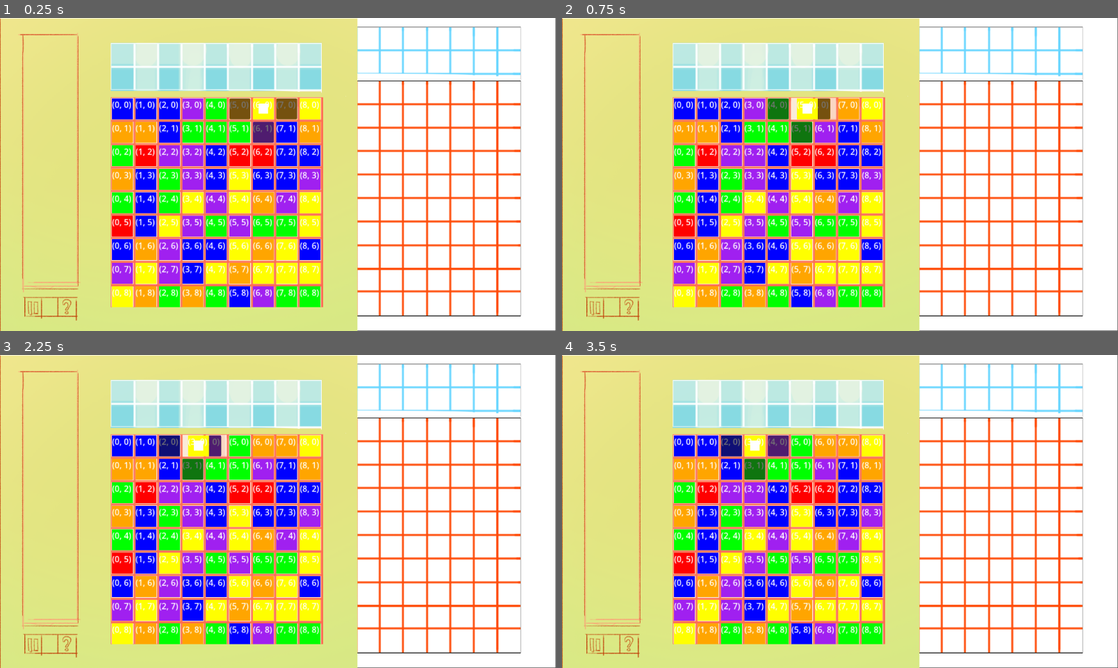
Above: before the commit, frames 1-4 (two rows, left to right).
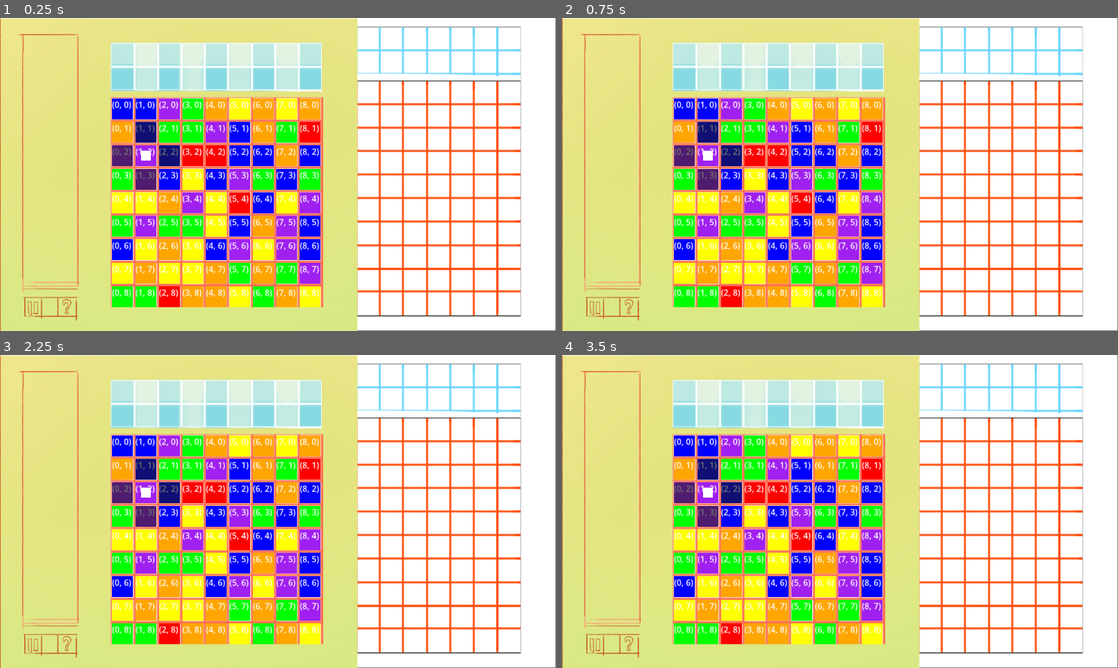
Above: after the commit, the same moments.

Repository: hulien22/gmtk2023
Game: Godot game, scene res://scenes/main.tscn
Two runs of this game, one before a commit and one after it. Both use one fixed random seed, a clock stepped at 60 frames per second and the inputs below. The project has no main scene, so this scene is started directly.
Inputs (mouse positions are in pixels of both pictures, inside the frame that each line leads up to):
- Up to frame 1 (0.25 s): no input
- Up to frame 2 (0.75 s): click (801, 108) at 0.52 s
- Up to frame 3 (2.25 s): click (216, 445) at 1.27 s; click (194, 445) at 2.02 s
- Up to frame 4 (3.5 s): tap Enter at 2.75 s

The runs differ from the first frame. In frame 1, 18% of the frame differs, in the area x 20-58%, y 25-93%; in frame 2, 18%; in frame 3, 18%; in frame 4, 18%.

Commit message:
don't generate matches on load

Diff:
--- a/scenes/Grid.gd
+++ b/scenes/Grid.gd
@@ -33,7 +33,8 @@
 			new_tile.position = posn_from_grid(new_tile.posn)
 			new_tile.scale = Vector2(tile_size, tile_size)
 			var color = Global.get_random_color()
-			# TODO check that this doesn't form a match
+			while (!check_color(new_tile.posn, color)):
+				color = Global.get_random_color()
 			new_tile.set_type(color)
 			add_child(new_tile)
 			tiles[h].push_back(new_tile)
@@ -42,6 +43,15 @@
 	var p_index = Global.rng.randi_range(0,height*length - 1)
 	player_posn = Vector2(p_index % height, p_index / length)
 	tiles[p_index / length][p_index % height].set_is_player(true)
+
+func check_color(posn, type):
+	if (posn.x >= 2):
+		if (tiles[posn.y][posn.x-1].type == type && tiles[posn.y][posn.x-2].type == type):
+			return false
+	if (posn.y >= 2):
+		if (tiles[posn.y-1][posn.x].type == type && tiles[posn.y-2][posn.x].type == type):
+			return false
+	return true
 
 func posn_from_grid(grid:Vector2):
 	return grid * tile_spread
